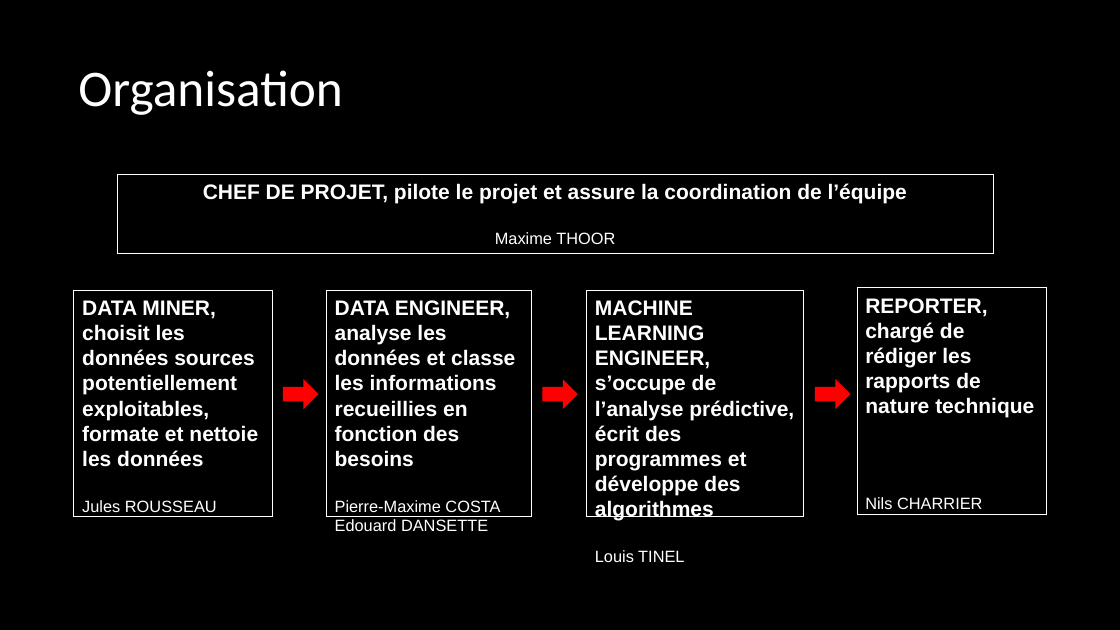
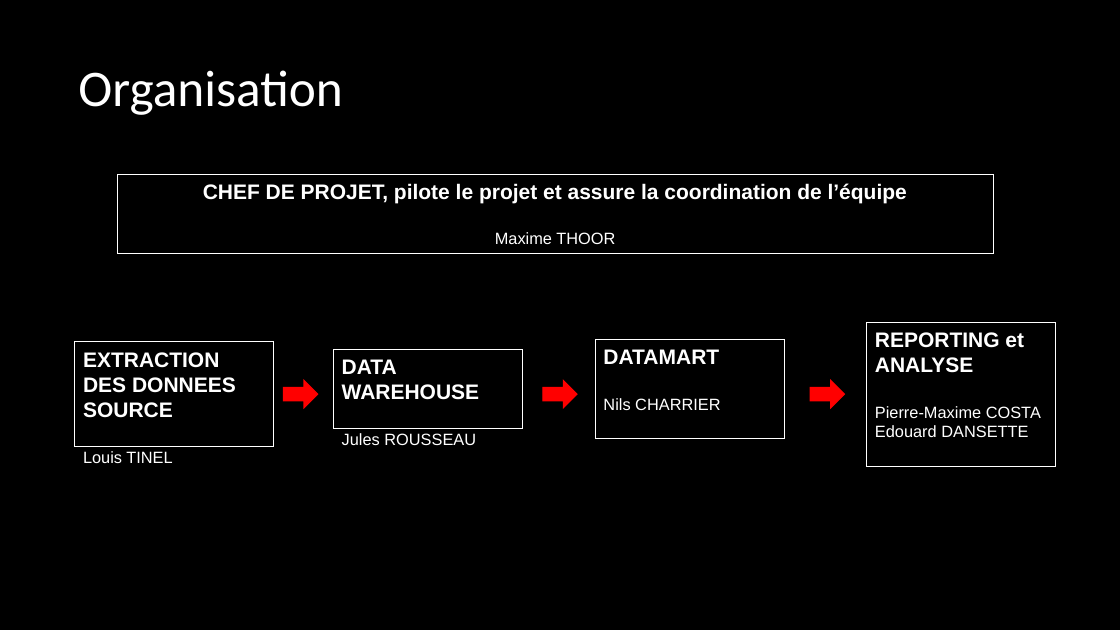
Before and after one commit to maxThoor/Formula-1-Race-Data, a slide deck: slide 2 of Gestion de projet/Présentation semaine 1.pptx. Drawn at 1120x630 pixels with LibreOffice and Linux fonts; fonts in the diff are those of the drawing. Boxes give left, top, right and bottom in pixels: in the first picture for what was removed or moved away, otherwise in the second. Text is boxed around its words. In the diff, an @@ line names an element or a change of style, - is before the commit and + after.

Commit message:
MAJ Présentation semaine 1

```diff
--- a/Gestion de projet/Présentation semaine 1.pptx
+++ b/Gestion de projet/Présentation semaine 1.pptx
@@ rectangle "REPORTING et ANALYSE": place and size @@
-rectangle "REPORTING et ANALYSE" at <box>857,288,1046,514</box>
+rectangle "REPORTING et ANALYSE" at <box>867,322,1056,466</box>
@@ rectangle "EXTRACTION DES DONNEES SOURCE": place and size @@
-rectangle "EXTRACTION DES DONNEES SOURCE" at <box>74,290,273,516</box>
+rectangle "EXTRACTION DES DONNEES SOURCE" at <box>75,342,274,447</box>
@@ text in rectangle at <box>83,352,236,463</box>: text changed @@
-DATA MINER, choisit les données sources potentiellement exploitables, formate et nettoie les données
-Jules ROUSSEAU
+EXTRACTION DES DONNEES SOURCE
+Louis TINEL
@@ rectangle "DATA WAREHOUSE": place and size @@
-rectangle "DATA WAREHOUSE" at <box>327,290,532,516</box>
+rectangle "DATA WAREHOUSE" at <box>334,350,523,429</box>
@@ text in rectangle at <box>342,359,480,445</box>: text changed @@
-DATA ENGINEER, analyse les données et classe les informations recueillies en fonction des besoins
-Pierre-Maxime COSTA
-Edouard DANSETTE
+DATA WAREHOUSE
+Jules ROUSSEAU
@@ rectangle "DATAMART": place and size @@
-rectangle "DATAMART" at <box>586,290,803,516</box>
+rectangle "DATAMART" at <box>596,339,785,439</box>
@@ text in rectangle at <box>603,349,720,410</box>: text changed; size 18 to 14 pt; bold off @@
-MACHINE LEARNING ENGINEER, s’occupe de l’analyse prédictive, écrit des programmes et développe des algorithmes
-Louis TINEL
+DATAMART
+Nils CHARRIER
@@ text in rectangle at <box>875,332,1041,437</box>: text changed; size 18 to 14 pt; bold off @@
-REPORTER, chargé de rédiger les rapports de nature technique
-Nils CHARRIER
+REPORTING et ANALYSE
+Pierre-Maxime COSTA
+Edouard DANSETTE
@@ right arrow: place and size @@
-right arrow at <box>816,381,850,408</box>
+right arrow at <box>811,381,845,408</box>
```
